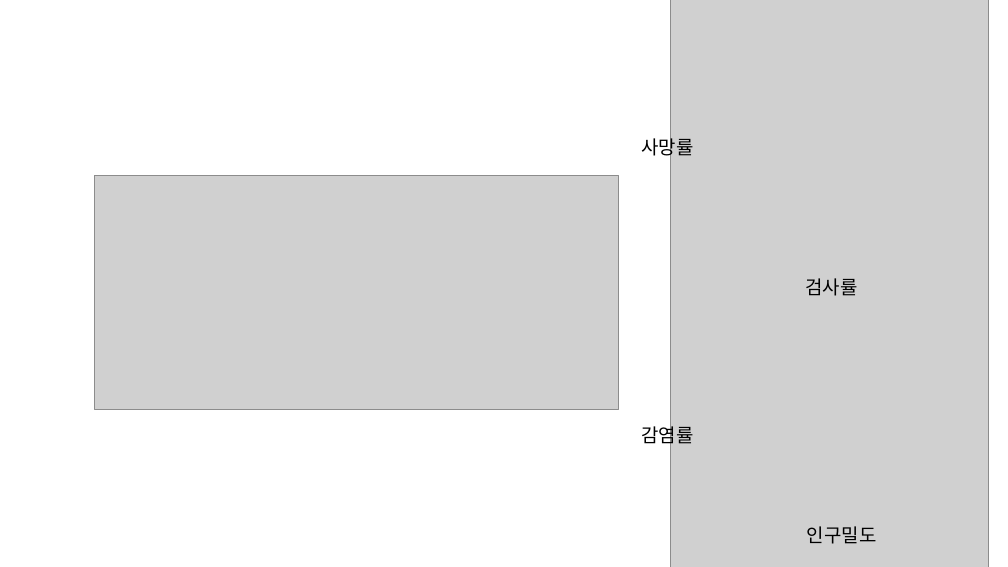
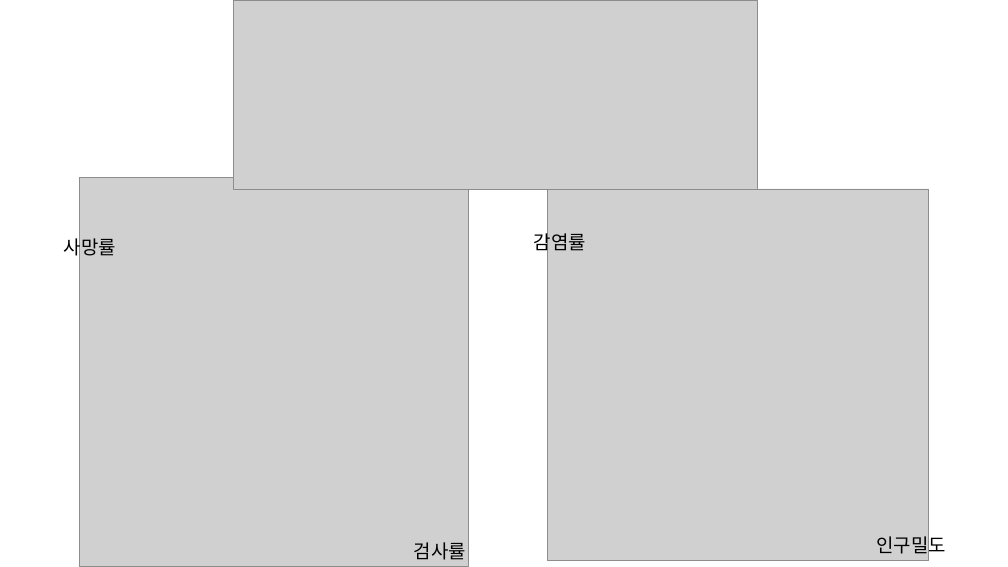
Before and after one commit to Anthony-sj/Project-Covid-19, a slide deck: slide 9 of jhoon/코로나데이터 발표자료.pptx. Drawn at 1008x567 pixels with LibreOffice and Linux fonts; fonts in the diff are those of the drawing; grey boxes stand for pictures. Boxes give left, top, right and bottom in pixels: in the first picture for what was removed or moved away, otherwise in the second. Text is boxed around its words. In the diff, an @@ line names an element or a change of style, - is before the commit and + after.

```diff
--- a/jhoon/코로나데이터 발표자료.pptx
+++ b/jhoon/코로나데이터 발표자료.pptx
@@ picture resized from (x1=95, y1=175, x2=619, y2=409) to (x1=234, y1=0, x2=758, y2=189) @@
@@ picture removed at (x1=670, y1=0, x2=988, y2=567) @@
@@ picture added at (x1=79, y1=178, x2=469, y2=567) @@
@@ picture added at (x1=547, y1=189, x2=929, y2=561) @@
@@ text "사망률" moved from (x1=641, y1=135, x2=693, y2=160) to (x1=64, y1=235, x2=116, y2=260) @@
@@ text "감염률" moved from (x1=641, y1=422, x2=693, y2=447) to (x1=534, y1=229, x2=586, y2=254) @@
@@ text "검사률" moved from (x1=805, y1=278, x2=857, y2=296) to (x1=414, y1=542, x2=466, y2=560) @@
@@ text "인구밀도" rewrapped from (x1=807, y1=526, x2=877, y2=544) to (x1=876, y1=533, x2=946, y2=558) @@
```
Also in this commit, not shown: 5 other slides changed, 3 slides added, 2 slides removed, 1 other file.
